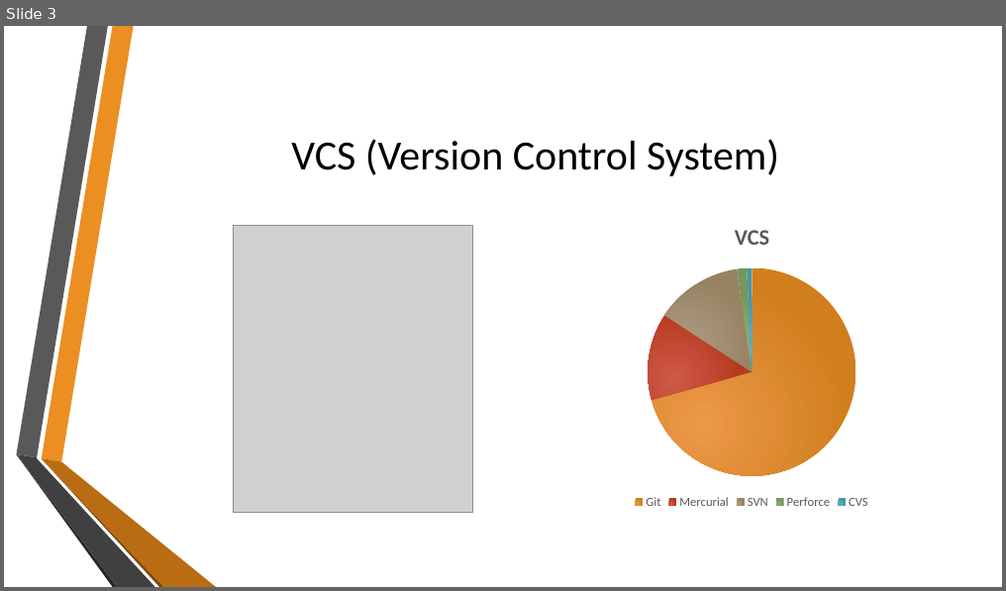
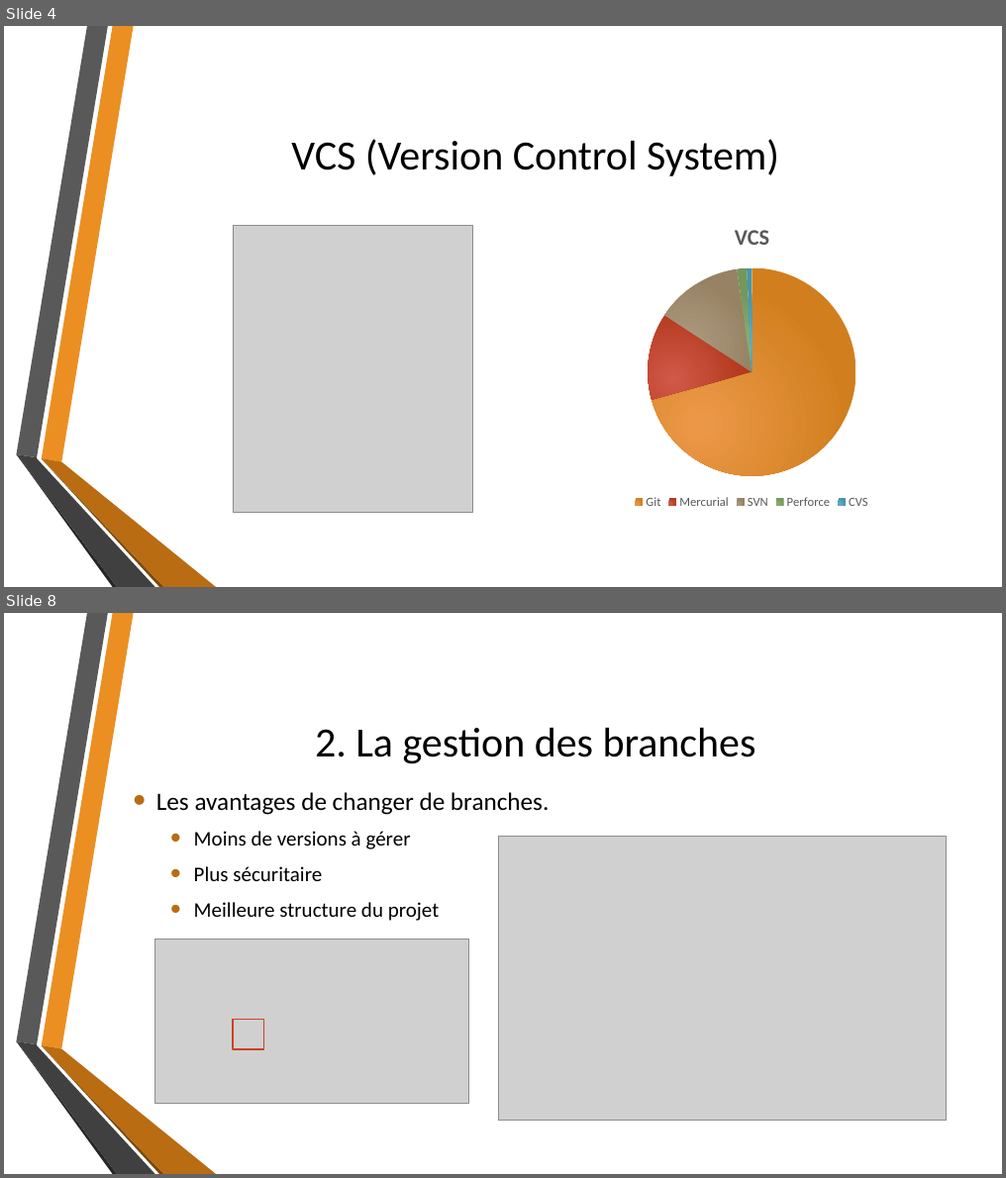
Before and after one commit to MatRenaud/Tptravailinfo, a slide deck: GitPresentation.pptx. Shown one above the other, each under a label of ours: slide 3 before the commit, slides 4 and 8 after it; the slides between them are not shown. The pictures are 1006x591 and 1006x1178 pixels, drawn with LibreOffice and Linux fonts; fonts in the diff are those of the drawing; grey boxes stand for pictures; background and template pictures are left out. Boxes give left, top, right and bottom in pixels: in the first picture for what was removed or moved away, otherwise in the second. Text is boxed around its words. In the diff, an @@ line names an element or a change of style, - is before the commit and + after.

```diff
--- a/GitPresentation.pptx
+++ b/GitPresentation.pptx
@@ slide 8 added at (4,613,1002,1174), background picture (left out); not listed: 6 template elements that a slide beside it also shows @@
@@ title added at (315,728,756,764), 40 pt, text #000000 @@
+2. La gestion des branches
@@ text added at (156,792,548,921), 20 pt, text #000000 @@
+• Les avantages de changer de branches.
+  • Moins de versions à gérer
+  • Plus sécuritaire
+  • Meilleure structure du projet
@@ picture added at (498,836,945,1121) @@
@@ picture added at (154,940,469,1103) @@
@@ rectangle added at (233,1020,264,1050), outline #CD4223 1.25 pt @@
@@ what was slide 3 is now slide 4 @@
```
Also in this commit, not shown: 2 slides changed, 12 other slides added, 3 other files.
